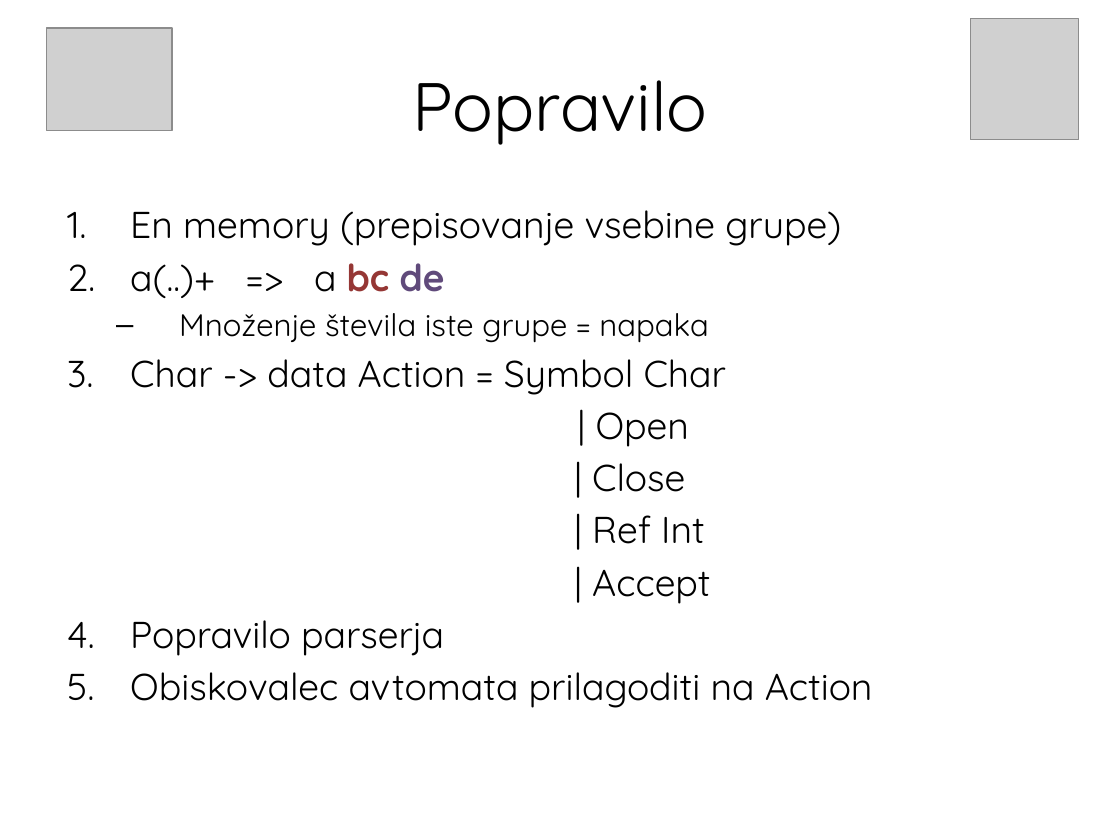
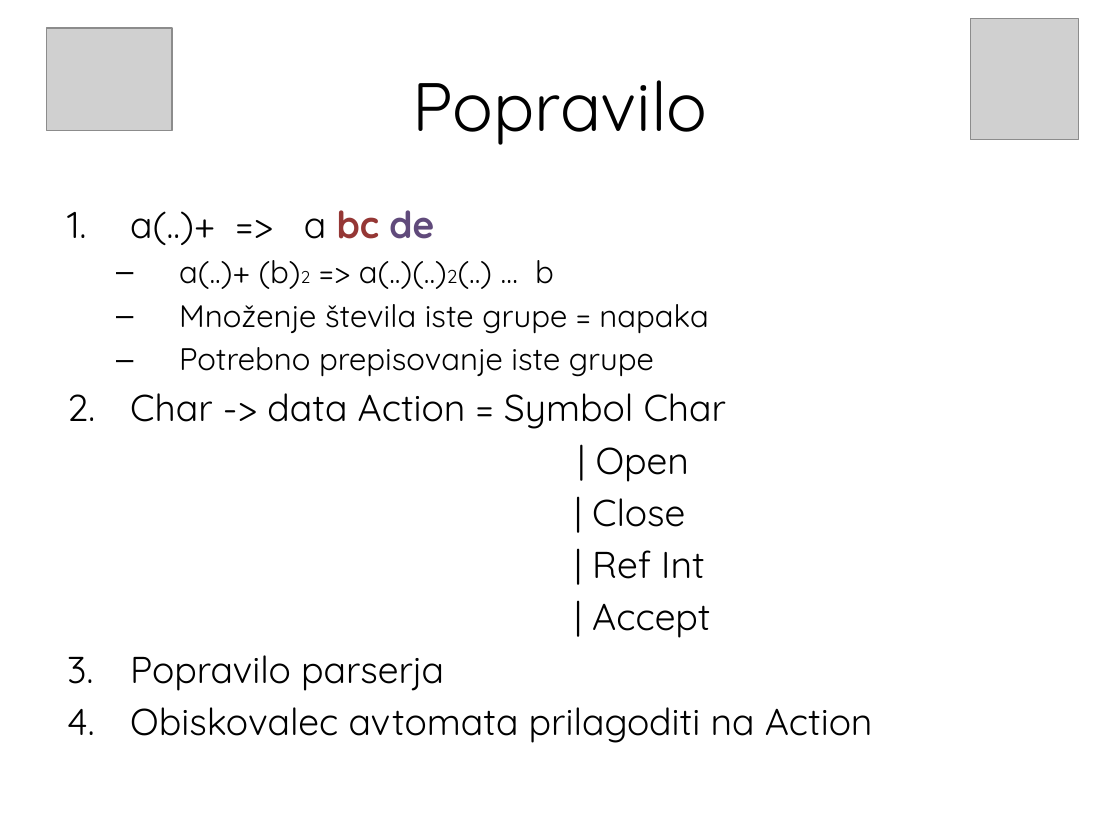
Before and after one commit to tadeboro/reglang, a slide deck: slide 25 of presentation/RegexRangers.pptx. Drawn at 1120x840 pixels with LibreOffice and Linux fonts; fonts in the diff are those of the drawing; grey boxes stand for pictures. Boxes give left, top, right and bottom in pixels: in the first picture for what was removed or moved away, otherwise in the second. Text is boxed around its words. In the diff, an @@ line names an element or a change of style, - is before the commit and + after.

```diff
--- a/presentation/RegexRangers.pptx
+++ b/presentation/RegexRangers.pptx
@@ text at <box>130,210,841,246</box>: paragraph removed @@
-1. En memory (prepisovanje vsebine grupe)
@@ text at <box>179,260,554,289</box>: paragraph added @@
+  – a(..)+ (b)2 => a(..)(..)2(..) … b
@@ text at <box>179,347,654,377</box>: paragraph added @@
+  – Potrebno prepisovanje iste grupe
```
Also in this commit, not shown: 3 other slides changed, 2 other files.
